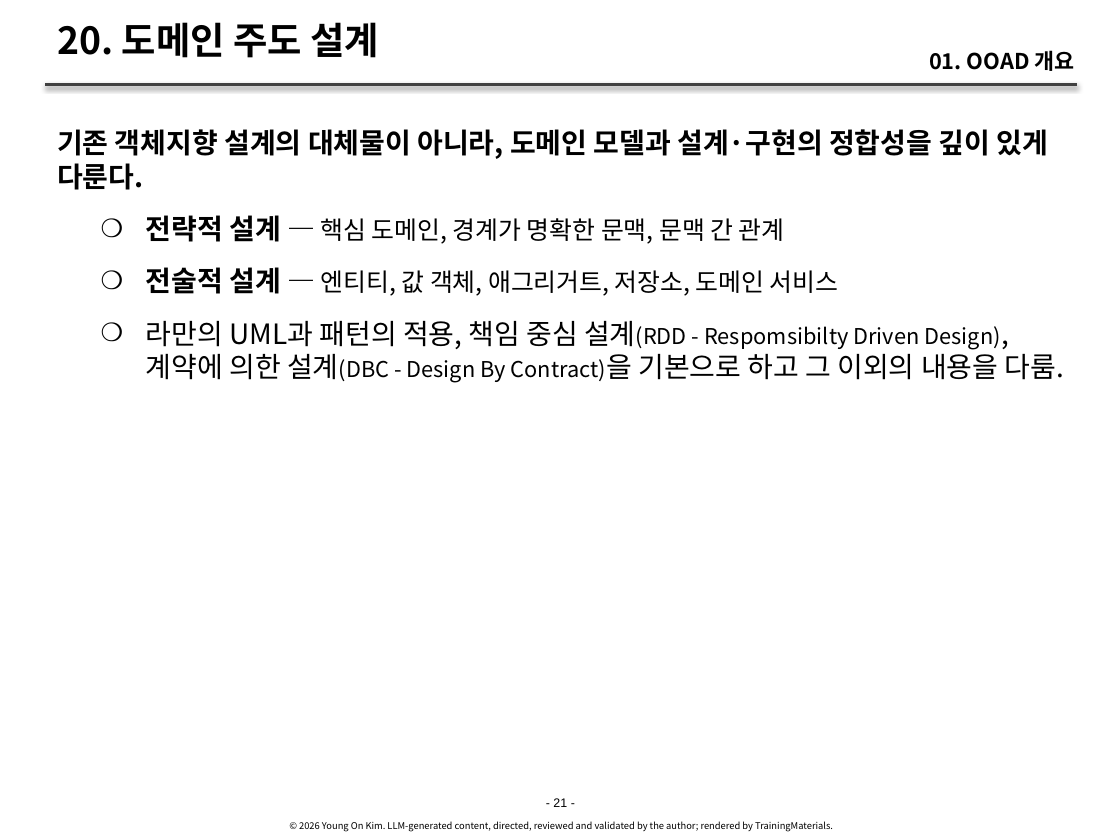
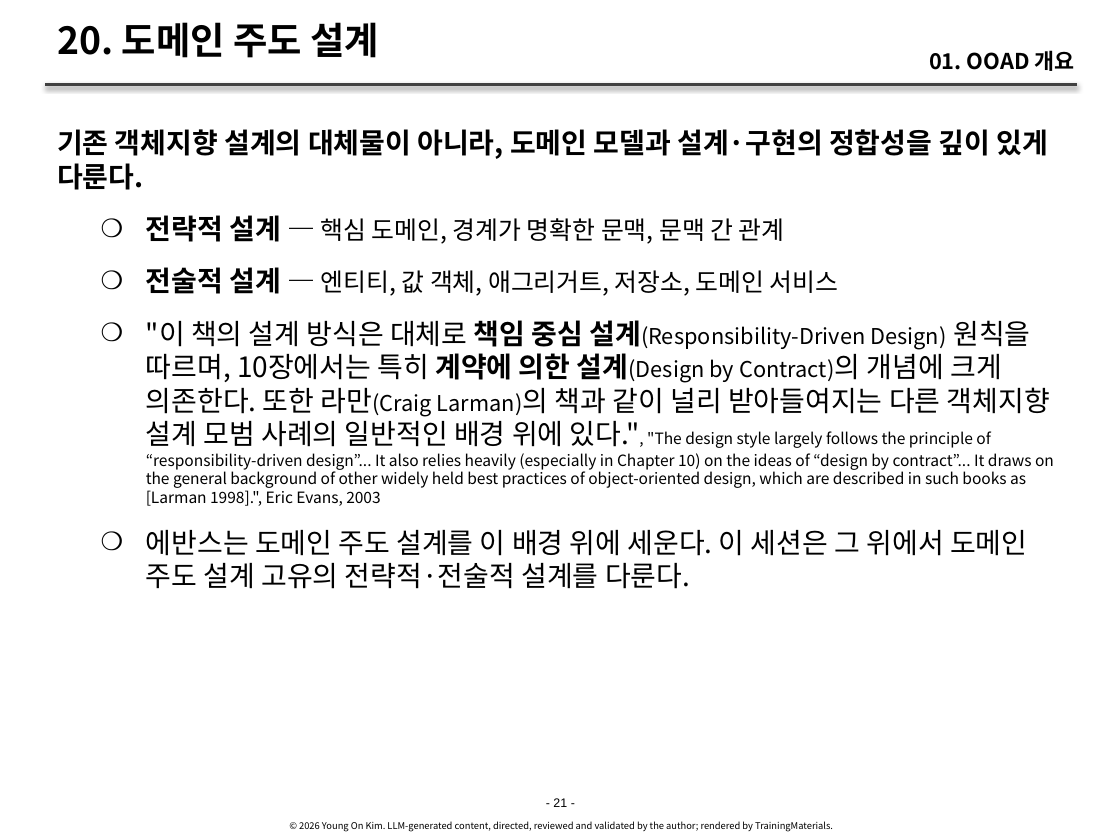
Before and after one commit to YoungSan77/TrainingMaterials, a slide deck: slide 21 of courses/ooad/sessions/s01.pptx. Drawn at 1120x840 pixels with LibreOffice and Linux fonts; fonts in the diff are those of the drawing. Boxes give left, top, right and bottom in pixels: in the first picture for what was removed or moved away, otherwise in the second. Text is boxed around its words. In the diff, an @@ line names an element or a change of style, - is before the commit and + after.

```diff
--- a/courses/ooad/sessions/s01.pptx
+++ b/courses/ooad/sessions/s01.pptx
@@ text at (x1=146, y1=320, x2=1054, y2=589): text changed; size 14 to 10 pt @@
-    ❍ 라만의 UML과 패턴의 적용, 책임 중심 설계(RDD - Respomsibilty Driven Design), 계약에 의한 설계(DBC - Design By Contract)을 기본으로 하고 그 이외의 내용을 다룸.
+    ❍ "이 책의 설계 방식은 대체로 책임 중심 설계(Responsibility-Driven Design) 원칙을 따르며, 10장에서는 특히 계약에 의한 설계(Design by Contract)의 개념에 크게 의존한다. 또한 라만(Craig Larman)의 책과 같이 널리 받아들여지는 다른 객체지향 설계 모범 사례의 일반적인 배경 위에 있다.", "The design style largely follows the principle of “responsibility-driven design”... It also relies heavily (especially in Chapter 10) on the ideas of “design by contract”... It draws on the general background of other widely held best practices of object-oriented design, which are described in such books as [Larman 1998].", Eric Evans, 2003
+    ❍ 에반스는 도메인 주도 설계를 이 배경 위에 세운다. 이 세션은 그 위에서 도메인 주도 설계 고유의 전략적·전술적 설계를 다룬다.
```
Also in this commit, not shown: 3 other files.
